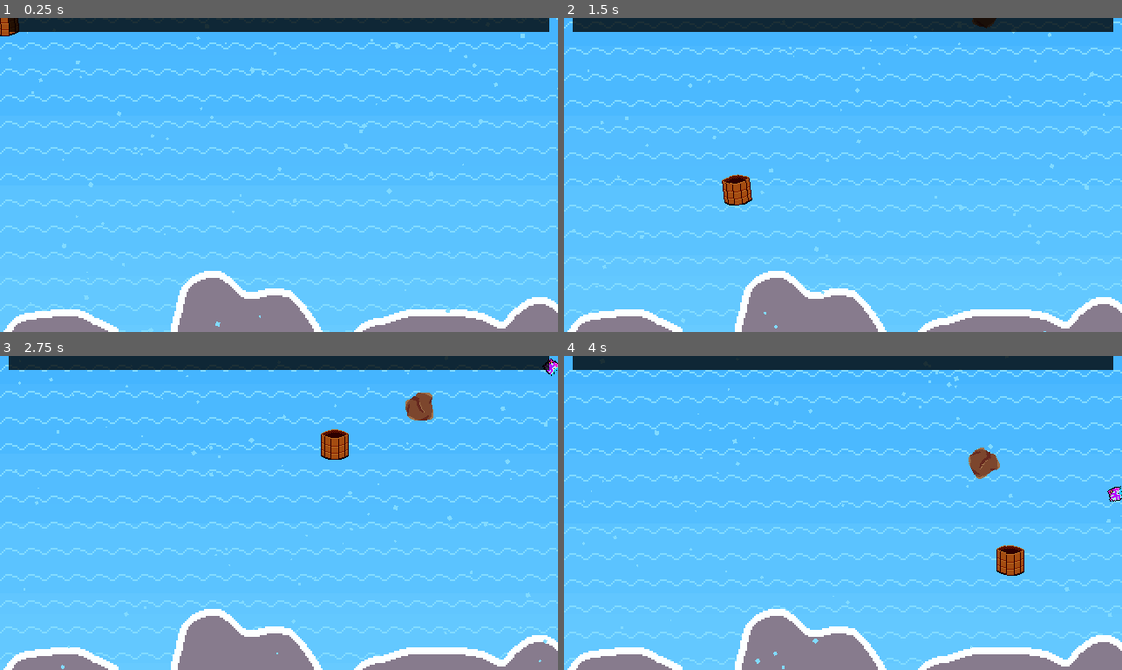
Above: before the commit, frames 1-4 (two rows, left to right).
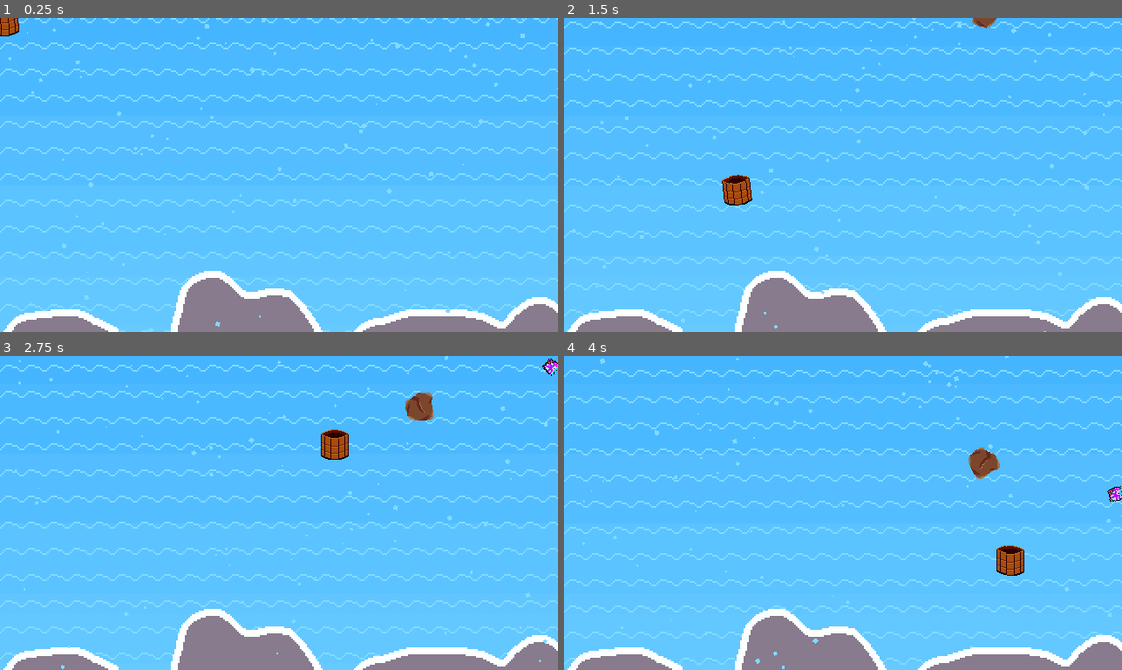
Above: after the commit, the same moments.

Repository: DissonantVoid/Project-Waterfall
Game: Godot game, scene res://scenes/game/main.tscn
Same seed, same stepped clock (60 frames per second), same inputs: the game is played once before the commit and once after it. This scene is started directly instead of the project's main scene.
Inputs (mouse positions are in pixels of both pictures, inside the frame that each line leads up to):
- Up to frame 1 (0.25 s): no input
- Up to frame 2 (1.5 s): move the mouse to (965, 159) at 0.52 s; move the mouse to (731, 190) at 1.27 s
- Up to frame 3 (2.75 s): move the mouse to (334, 443) at 2.02 s
- Up to frame 4 (4 s): move the mouse to (815, 575) at 2.77 s; move the mouse to (1010, 560) at 3.52 s

The runs differ from the first frame. In frame 1, 4.3% of the frame differs, in the area x 1-99%, y 0-5%; in frame 2, 4.3%; in frame 3, 4.3%; in frame 4, 4.3%.

Commit message:
minor adjustements and bug fixing

Diff:
--- a/scenes/game/credits.tscn
+++ b/scenes/game/credits.tscn
@@ -132,7 +132,8 @@
 anchor_right = 1.0
 anchor_bottom = 1.0
 margin_top = 181.0
-margin_bottom = 1488.0
+margin_right = 320.0
+margin_bottom = 1668.0
 custom_fonts/normal_font = SubResource( 1 )
 bbcode_enabled = true
 bbcode_text = "[center]
@@ -180,6 +181,7 @@
 
 [img]res://resources/textures/credits/4.png[/img]
 Dissonant-Void
+jsalex7
 
 Thank you to all of you, who helped us to make this game real, and thanks to you, Saultoons, For the entertainment You’ve been giving us for so long.
 Happy Milestone !!
@@ -232,6 +234,7 @@
 
 
 Dissonant-Void
+jsalex7
 
 Thank you to all of you, who helped us to make this game real, and thanks to you, Saultoons, For the entertainment You’ve been giving us for so long.
 Happy Milestone !!
@@ -247,10 +250,10 @@
 anchor_top = 0.5
 anchor_right = 0.5
 anchor_bottom = 0.5
-margin_left = -70.5
-margin_top = -24.5
-margin_right = 70.5
-margin_bottom = 24.5013
+margin_left = 89.5
+margin_top = 65.5
+margin_right = 230.5
+margin_bottom = 114.501
 rect_pivot_offset = Vector2( 70, 24 )
 texture = ExtResource( 3 )
 
--- a/scenes/game/main.gd
+++ b/scenes/game/main.gd
@@ -20,39 +20,6 @@
 var _current_level : int = 0
 
 var _levels_rules = []
-
-func _load_config():
-	# Create empty dicts.
-	for i in range(5):
-		_levels_rules.append({ "time_between_spawn": 0, "points_per_catch": 0, "points_per_miss": 0, "time_between_clouds": 0, "time_between_hazards": 0, "hazard_hit_points": 0, "falling_rock_min_speed": 0, "falling_rock_max_speed": 0, "bird_min_speed": 0, "bird_max_speed": 0 })
-	# Useful class
-	var _config_file = ConfigFile.new()
-	# Load data from a file.
-	var err = _config_file.load("res://resources/files/level_rules.cfg")
-	# If the file didn't load, ignore it.
-	if err != OK:
-		return
-	# Iterate over all sections.
-	var level_number = 0
-	for level in _config_file.get_sections():
-			_levels_rules[level_number]["time_between_spawn"] = _config_file.get_value(level, "time_between_spawn")
-			_levels_rules[level_number]["points_per_catch"] = _config_file.get_value(level, "points_per_catch")
-			_levels_rules[level_number]["points_per_miss"] = _config_file.get_value(level, "points_per_miss")
-			_levels_rules[level_number]["time_between_clouds"] = _config_file.get_value(level, "time_between_clouds")
-			_levels_rules[level_number]["time_between_hazards"] = _config_file.get_value(level, "time_between_hazards")
-			_levels_rules[level_number]["hazard_hit_points"] = _config_file.get_value(level, "hazard_hit_points")
-			_levels_rules[level_number]["falling_rock_min_speed"] = _config_file.get_value(level, "falling_rock_min_speed")
-			_levels_rules[level_number]["falling_rock_max_speed"] = _config_file.get_value(level, "falling_rock_max_speed")
-			_levels_rules[level_number]["bird_min_speed"] = _config_file.get_value(level, "bird_min_speed")
-			_levels_rules[level_number]["bird_max_speed"] = _config_file.get_value(level, "bird_max_speed")
-			level_number = level_number + 1
-
-	# for debugging:
-	#for k in range(5):
-	#	prints("level----")
-	#	for j in _levels_rules[k]:
-	#		prints("%s : %d" % [j, _levels_rules[k][j]])
-
 var _is_paused : bool = false
 
 
@@ -131,6 +98,33 @@
 			_ui.level_down()
 			_apply_rules()
 
+func _load_config():
+	var config_file : ConfigFile = ConfigFile.new()
+	# Load data from a file.
+	var err : int = config_file.load("res://resources/files/level_rules.cfg")
+	# If the file didn't load, stop.
+	assert(err == OK, "couldn't open the config file")
+	# Iterate over all sections.
+	for level in config_file.get_sections():
+			var level_dict : Dictionary = {}
+			level_dict["time_between_spawn"] = config_file.get_value(level, "time_between_spawn")
+			level_dict["points_per_catch"] = config_file.get_value(level, "points_per_catch")
+			level_dict["points_per_miss"] = config_file.get_value(level, "points_per_miss")
+			level_dict["time_between_clouds"] = config_file.get_value(level, "time_between_clouds")
+			level_dict["time_between_hazards"] = config_file.get_value(level, "time_between_hazards")
+			level_dict["hazard_hit_points"] = config_file.get_value(level, "hazard_hit_points")
+			level_dict["falling_rock_min_speed"] = config_file.get_value(level, "falling_rock_min_speed")
+			level_dict["falling_rock_max_speed"] = config_file.get_value(level, "falling_rock_max_speed")
+			level_dict["bird_min_speed"] = config_file.get_value(level, "bird_min_speed")
+			level_dict["bird_max_speed"] = config_file.get_value(level, "bird_max_speed")
+			_levels_rules.append(level_dict)
+
+	# for debugging:
+	#for k in range(5):
+	#	prints("level----")
+	#	for j in _levels_rules[k]:
+	#		prints("%s : %d" % [j, _levels_rules[k][j]])
+
 func _apply_rules():
 	_load_config()
 	var curr_level_data : Dictionary = _levels_rules[_current_level]
--- a/scenes/game/main.tscn
+++ b/scenes/game/main.tscn
@@ -10,12 +10,22 @@
 [ext_resource path="res://scenes/objects/clouds.gd" type="Script" id=8]
 [ext_resource path="res://scenes/objects/hazards_maker.gd" type="Script" id=9]
 [ext_resource path="res://scenes/objects/game_camera.gd" type="Script" id=10]
+[ext_resource path="res://scenes/objects/ui/progress_bar.tscn" type="PackedScene" id=11]
+[ext_resource path="res://resources/textures/progress_bar.png" type="Texture" id=12]
 
 [sub_resource type="StyleBoxFlat" id=8]
 bg_color = Color( 0.0980392, 0.568627, 0, 1 )
 
 [sub_resource type="StyleBoxFlat" id=9]
 bg_color = Color( 0, 0, 0, 1 )
+
+[sub_resource type="AtlasTexture" id=1]
+atlas = ExtResource( 12 )
+region = Rect2( 48, 0, 48, 16 )
+
+[sub_resource type="AtlasTexture" id=2]
+atlas = ExtResource( 12 )
+region = Rect2( 0, 0, 48, 16 )
 
 [sub_resource type="DynamicFont" id=10]
 size = 82
@@ -70,6 +80,7 @@
 custom_constants/margin_left = 5
 
 [node name="Progress" type="ProgressBar" parent="UI/MarginContainer"]
+visible = false
 modulate = Color( 1, 1, 1, 0.784314 )
 margin_left = 5.0
 margin_right = 315.0
@@ -78,6 +89,23 @@
 custom_styles/fg = SubResource( 8 )
 custom_styles/bg = SubResource( 9 )
 percent_visible = false
+
+[node name="ProgressBar" parent="UI/MarginContainer" instance=ExtResource( 11 )]
+modulate = Color( 1, 1, 1, 0.784314 )
+anchor_right = 0.0
+anchor_bottom = 0.0
+margin_left = 5.0
+margin_right = 315.0
+margin_bottom = 32.0
+rect_min_size = Vector2( 0, 32 )
+size_flags_vertical = 0
+max_value = 100.0
+value = 50.0
+_on_texture = SubResource( 1 )
+_off_texture = SubResource( 2 )
+_margin_right = 16.0
+_margin_left = 16.0
+_margin_center = 8.0
 
 [node name="Pause" type="MarginContainer" parent="UI"]
 visible = false
@@ -155,7 +183,7 @@
 collision_mask = 4
 
 [node name="CollisionPolygon2D" type="CollisionPolygon2D" parent="Bucket/ExternalWalls"]
-polygon = PoolVector2Array( -28, -17, -28, 25, 28, 25, 28, -17, 16, -17, 14, -17, 14, -14, 16, -14, 16, 15, -16, 15, -16, -14, -14, -14, -14, -17, -16, -17 )
+polygon = PoolVector2Array( -28, -17, -28, 25, 28, 25, 28, -17, 16, -17, 13, -17, 13, -14, 16, -14, 16, 15, -16, 15, -16, -14, -13, -14, -13, -17, -16, -17 )
 
 [node name="DetectionArea" type="Area2D" parent="Bucket"]
 
--- a/scenes/objects/hazards/hazard_bird.gd
+++ b/scenes/objects/hazards/hazard_bird.gd
@@ -9,6 +9,7 @@
 var _direction : Vector2
 var _x_edges : Vector2
 var _is_moving : bool = false
+
 
 func setup(view_size : Vector2, min_speed : float, max_speed : float):
 	var view_25_percent : Vector2 = Vector2(lerp(0, view_size.x, 0.25), lerp(0, view_size.y, 0.25))
Not shown, changed: export_presets.cfg
Binary file changed: resources/textures/credits/0.png
Not shown: 4 places in scenes/game/main.tscn that only renumber resources
